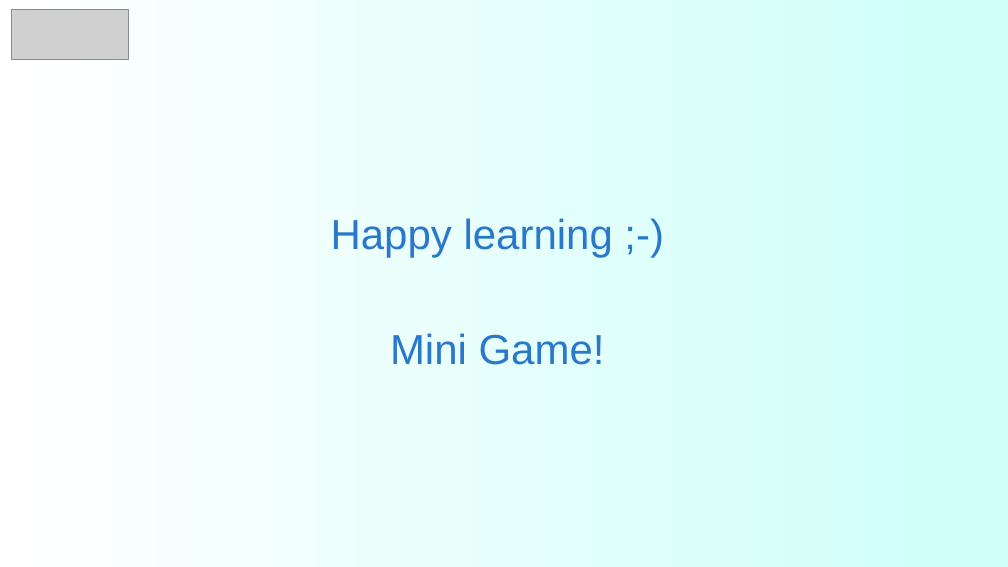
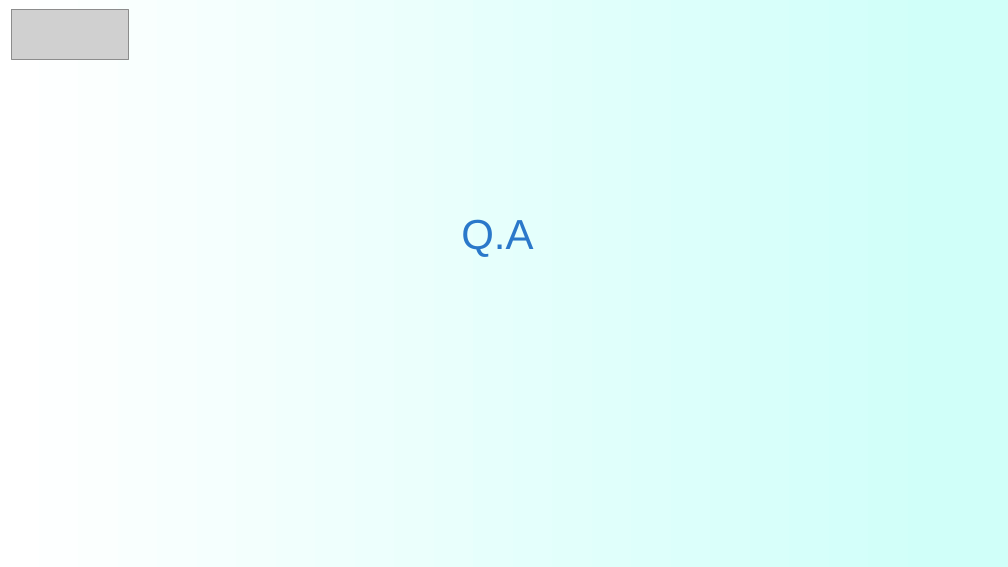
Before and after one commit to lamxung55/javacore, a slide deck: slide 14 of ppt/Java core - Lecture 1 - Introduction.pptx. Drawn at 1008x567 pixels with LibreOffice and Linux fonts; fonts in the diff are those of the drawing; grey boxes stand for pictures. Boxes give left, top, right and bottom in pixels: in the first picture for what was removed or moved away, otherwise in the second. Text is boxed around its words. In the diff, an @@ line names an element or a change of style, - is before the commit and + after.

```diff
--- a/ppt/Java core - Lecture 1 - Introduction.pptx
+++ b/ppt/Java core - Lecture 1 - Introduction.pptx
@@ text at box(461, 219, 533, 257): text changed @@
-Happy learning ;-)
-Mini Game!
+Q.A
```
Also in this commit, not shown: 4 other slides changed, 5 slides added, 5 slides removed.
